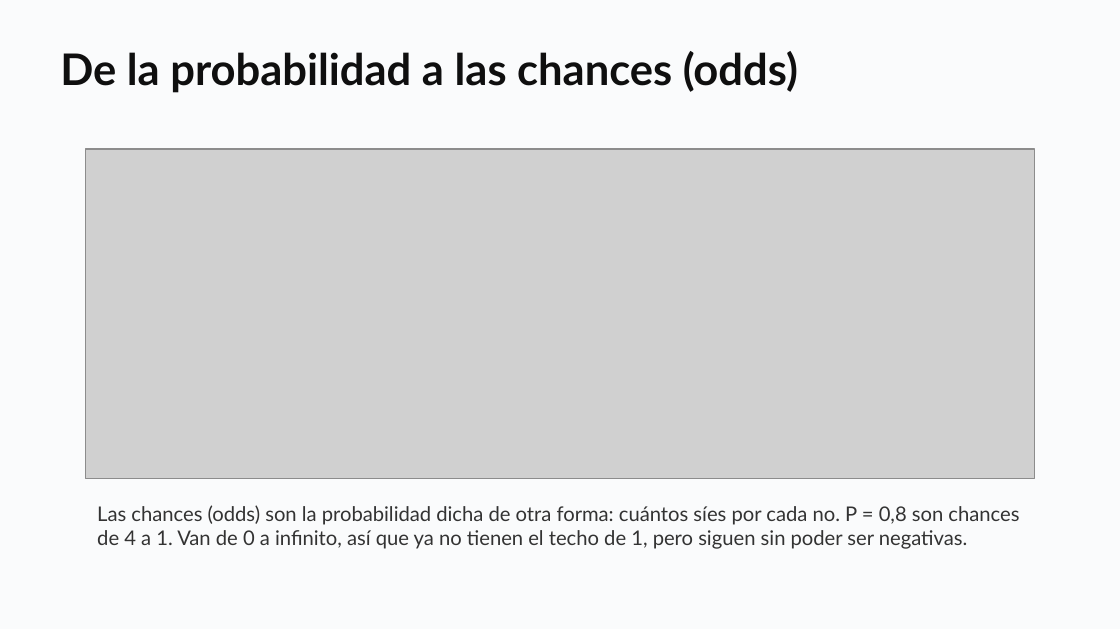
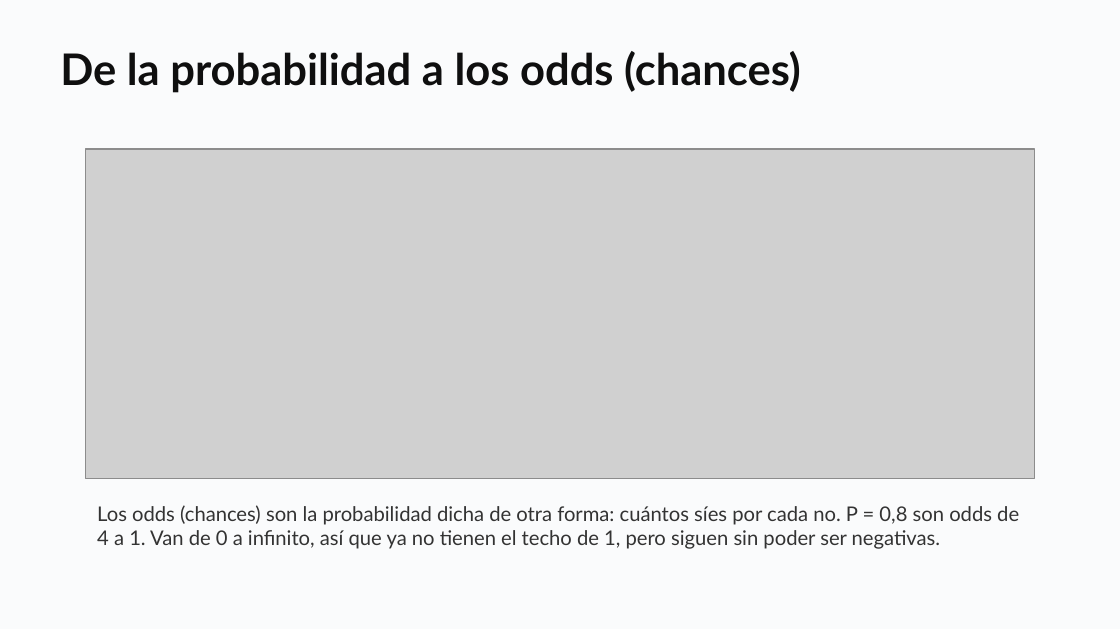
Before and after one commit to daniopitz/diplomado-cdd, a slide deck: slide 13 of presentaciones/clase06_regresion_logistica.pptx. Drawn at 1120x629 pixels with LibreOffice and Linux fonts; fonts in the diff are those of the drawing; grey boxes stand for pictures. Boxes give left, top, right and bottom in pixels: in the first picture for what was removed or moved away, otherwise in the second. Text is boxed around its words. In the diff, an @@ line names an element or a change of style, - is before the commit and + after.

```diff
--- a/presentaciones/clase06_regresion_logistica.pptx
+++ b/presentaciones/clase06_regresion_logistica.pptx
@@ text at box(60, 51, 801, 93): text changed @@
-De la probabilidad a las chances (odds)
+De la probabilidad a los odds (chances)
@@ text at box(97, 505, 1019, 549): text changed @@
-Las chances (odds) son la probabilidad dicha de otra forma: cuántos síes por cada no. P = 0,8 son chances de 4 a 1. Van de 0 a infinito, así que ya no tienen el techo de 1, pero siguen sin poder ser negativas.
+Los odds (chances) son la probabilidad dicha de otra forma: cuántos síes por cada no. P = 0,8 son odds de 4 a 1. Van de 0 a infinito, así que ya no tienen el techo de 1, pero siguen sin poder ser negativas.
```
Also in this commit, not shown: 8 other slides changed, 5 other files.
